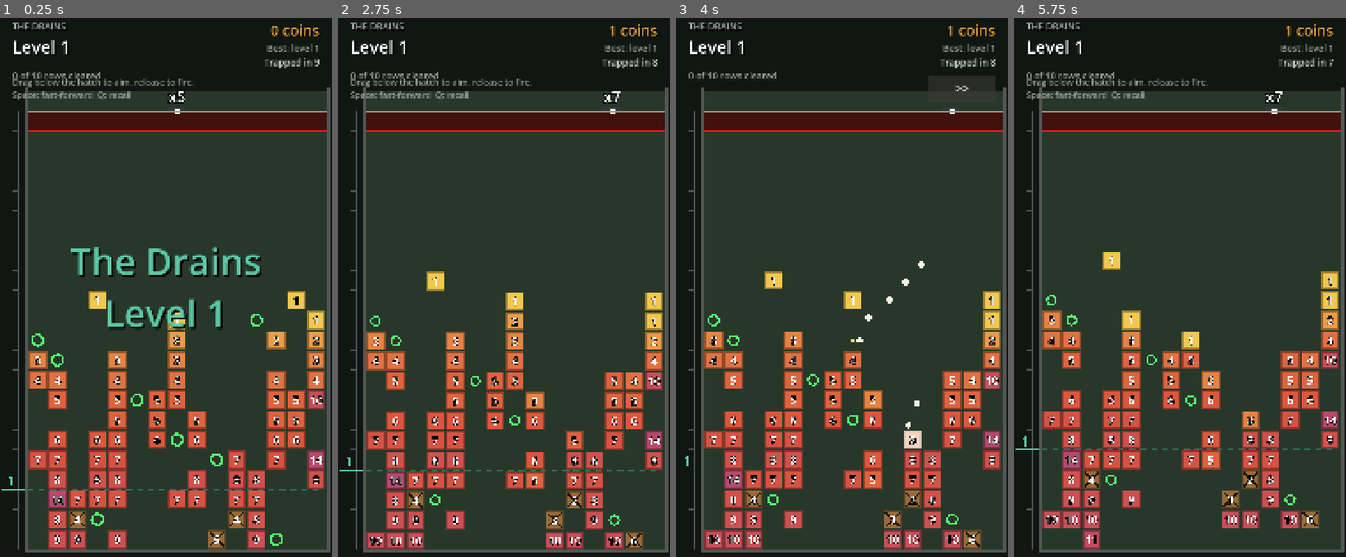
Above: before the commit, frames 1-4 (left to right).
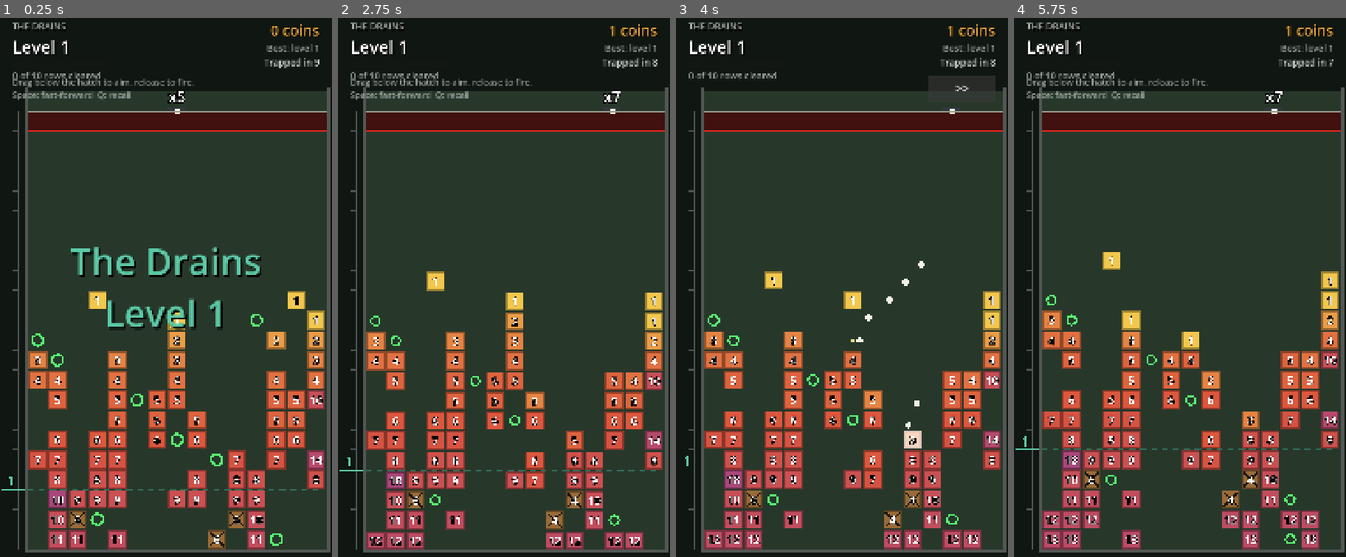
Above: after the commit, the same moments.

Repository: tomblack9452/jailbrick
Game: Godot game, scene res://scenes/game.tscn
Same seed, same stepped clock (60 frames per second), same inputs: the game is played once before the commit and once after it.
Inputs (mouse positions are in pixels of both pictures, inside the frame that each line leads up to):
- Up to frame 1 (0.25 s): no input
- Up to frame 2 (2.75 s): tap Enter at 0.5 s; move the mouse to (577, 276) at 0.52 s; hold Shift 0.53-1.25 s; click (577, 276) at 0.67 s; tap Space at 0.77 s; click ">>" at 1.25 s; click ">>" at 2 s
- Up to frame 3 (4 s): drag from (775, 336) to (825, 422) at 2.77 s; click ">>" at 3.5 s
- Up to frame 4 (5.75 s): move the mouse to (1213, 174) at 4.27 s; tap Ctrl at 4.35 s; click (1213, 174) at 4.42 s; drag from (1163, 422) to (1080, 217) at 5.02 s

The runs differ from the first frame. In frame 1, 0.5% of the frame differs, in the area x 15-80%, y 88-98%; in frame 2, 0.8%; in frame 3, 0.8%; in frame 4, 2.1%, in the area x 8-92%, y 81-99%.

Commit message:
Retune the depth curve for Phase 3 content and tick Phase 3
The solver showed the new content made the dig far easier (median depth
from level 1 went from 5 to 9). Ablation runs pinned it on crates
dropping +1 Balls, which snowball, so crates now only drop coins,
splitters, laser bars and freezes. Then: more HP per level early, less
drift per band, fewer specials in The Drains, more crates in Black
Pines, more +1 Balls on breathers, fewer freezes, and Flood at 30% less
HP. Medians are now 6.5, 5, 8 and 14 from levels 1, 3, 6 and 11, all
inside their target bands.

Diff:
--- a/levels/depth_curve.tres
+++ b/levels/depth_curve.tres
@@ -13,12 +13,12 @@
 min_gaps = Vector2(5, 3)
 max_run = Vector2(3, 5)
 hp_base = 1
-hp_step = Vector2(4, 10.5)
-hp_step_per_band = 1.0
+hp_step = Vector2(5.5, 14)
+hp_step_per_band = -0.5
 hp_per_row = Vector2(0.8, 1.2)
 double_chance = Vector2(0.06, 0.16)
 double_chance_per_band = 0.01
-pickup_chance = Vector2(0.42, 0.3)
+pickup_chance = Vector2(0.45, 0.27)
 pickup_chance_per_band = -0.01
 special_chance = Vector2(0.08, 0.16)
 special_chance_per_band = 0.005
@@ -27,12 +27,11 @@
 "gas": 1.2,
 "iron": 2.0,
 "nest": 0.8,
-"sludge": 1.5
+"sludge": 0.8
 }
 pickup_weights = {
-"ball": 2.0,
 "coin": 3.0,
-"freeze": 1.0,
+"freeze": 0.6,
 "laser": 1.5,
 "splitter": 1.5
 }
@@ -57,7 +56,7 @@
 twist_slot = 2
 warden_every = 10
 flood_rise = 2
-flood_hp = 0.6
+flood_hp = 0.7
 nest_chance = 0.14
 cache_crate_chance = 0.35
 cache_hp = 1.2
@@ -68,12 +67,12 @@
 worlds = [{
 "name": "The Drains",
 "signature": ["sludge", "nest"],
-"specials": 1.0,
+"specials": 0.6,
 "tint": Color(0.16, 0.22, 0.17, 1)
 }, {
 "name": "Black Pines",
 "signature": ["crate"],
-"specials": 1.0,
+"specials": 1.6,
 "tint": Color(0.08, 0.11, 0.2, 1)
 }, {
 "name": "Scrap Row",
--- a/scripts/core/depth_curve.gd
+++ b/scripts/core/depth_curve.gd
@@ -65,8 +65,9 @@
 ## from BRICK_NAMES.
 @export var brick_weights := {"crate": 3.0, "sludge": 1.5, "nest": 0.8, "iron": 2.0, "gas": 1.2}
 ## Relative odds of each pickup a crate drops, or (without "ball") a row's
-## special pickup. Keys are names from PICKUP_NAMES.
-@export var pickup_weights := {"ball": 2.0, "coin": 3.0, "freeze": 1.0, "splitter": 1.5, "laser": 1.5}
+## special pickup. Keys are names from PICKUP_NAMES. Leave "ball" out: the
+## solver found +1 Balls from crates snowball (median depth 5 -> 9.5).
+@export var pickup_weights := {"coin": 3.0, "freeze": 0.6, "splitter": 1.5, "laser": 1.5}
 ## Chance a row gets a special pickup (not +1 Ball) in one of its gaps.
 @export var special_pickup_chance := Vector2(0.1, 0.06)
 ## Level each special brick, pickup and twist first appears. Anything missing
@@ -242,7 +243,8 @@
 
 
 ## [[Pickup.Type, weight], ...] for the pickups in play on `level`. Rows only
-## use the specials (`with_ball` false); crates can also drop a +1 Ball.
+## use the specials (`with_ball` false); crates could also drop a +1 Ball if
+## the weights had one.
 func pickup_pool(level: int, with_ball: bool) -> Array:
 	var pool := []
 	for name in pickup_weights:
--- a/tests/core/test_twists_worlds.gd
+++ b/tests/core/test_twists_worlds.gd
@@ -128,9 +128,12 @@
 		assert_true(curve.pickup_pool(intro, true).any(func(e) -> bool: return e[0] == type))
 
 
-func test_rows_never_hand_out_extra_balls_as_specials() -> void:
-	assert_false(curve.pickup_pool(30, false).any(func(e) -> bool: return e[0] == Pickup.Type.EXTRA_BALL))
-	assert_true(curve.pickup_pool(30, true).any(func(e) -> bool: return e[0] == Pickup.Type.EXTRA_BALL))
+func test_extra_balls_only_come_from_rows() -> void:
+	assert_false(curve.pickup_pool(30, true).any(func(e) -> bool: return e[0] == Pickup.Type.EXTRA_BALL), "crates")
+	var custom := curve.duplicate() as DepthCurve
+	custom.pickup_weights = {"ball": 1.0, "coin": 1.0}
+	assert_false(custom.pickup_pool(30, false).any(func(e) -> bool: return e[0] == Pickup.Type.EXTRA_BALL), "row specials")
+	assert_true(custom.pickup_pool(30, true).any(func(e) -> bool: return e[0] == Pickup.Type.EXTRA_BALL))
 
 
 func test_crates_carry_introduced_drops() -> void:
Not shown, changed: BUILD-PROMPTS.md
Not shown, changed: tools/reports/solver-latest.md
